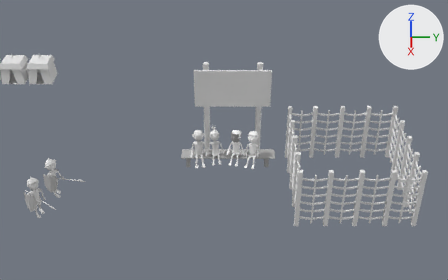
The Blender file s07/e09/p03/s07e09p03.blend, before and after one commit.
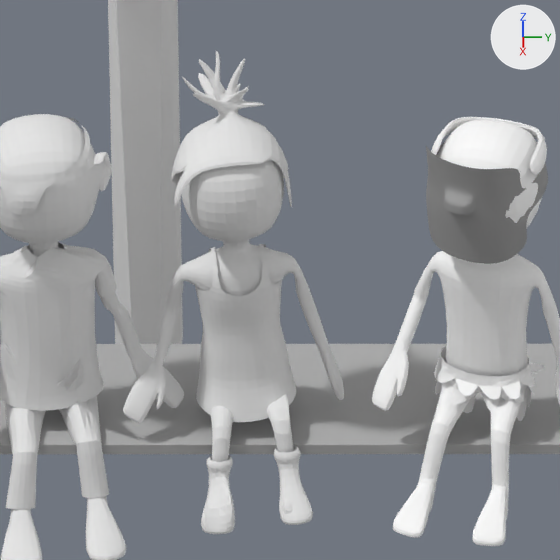
Each version is shown from a 50 mm lens placed at (14.1, -1.44, 12.53), pointed at (-3.05, -1.42, 1.06), then close up on the part from 43% to 54% of the width and 43% to 60% of the height. Every picture has the same lights, and +X, +Y and +Z are marked at upper right. Both versions are drawn at the pose saved in each file; the numbers are the values there.

In view in the first close-up: 'Dipstick', 'Mitzi', 'Sign02', 'Snips1', 'Table1', 'weldMask1'.
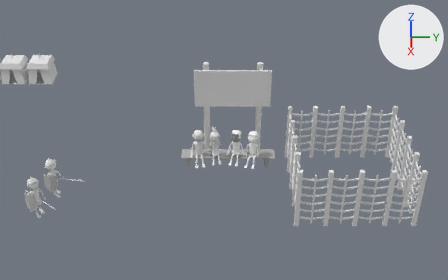
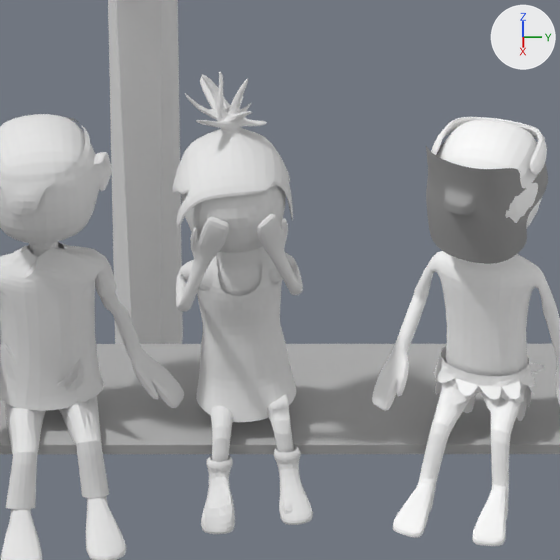
Boxes [x1, y1, x2, y2] around the edits, measured in the close-ups (560 x 560 px):
'Mitzi', posed (36% narrower)
    before: [123, 51, 344, 534]
    after: [173, 72, 313, 534]
bone 'Bone.011', root to tip
    before: (293, 258) to (308, 303)
    after: (293, 258) to (297, 290)
bone 'Bone.012', root to tip
    before: (308, 303) to (323, 347)
    after: (297, 290) to (275, 251)
bone 'Bone.013', root to tip
    before: (323, 347) to (333, 371)
    after: (275, 251) to (271, 235)
bone 'Bone.020', root to tip
    before: (323, 347) to (332, 375)
    after: (275, 251) to (284, 229)
bone 'Bone.016', root to tip
    before: (180, 270) to (172, 302)
    after: (180, 270) to (183, 306)
bone 'Bone.017', root to tip
    before: (172, 302) to (160, 361)
    after: (183, 306) to (202, 260)
bone 'Bone.018', root to tip
    before: (160, 361) to (148, 384)
    after: (202, 260) to (209, 244)
bone 'Bone.022', root to tip
    before: (160, 361) to (163, 391)
    after: (202, 260) to (193, 238)
bone 'Bone.025', root to tip
    before: (235, 237) to (229, 148)
    after: (235, 237) to (231, 167)

The edits, one by one:
Bone 'Bone.011' (bone_bone_011) turns from (-77, -1, -1) to (2, -77, -93) degrees about its own x, y and z.
Bone 'Bone.012' (bone_bone_012) turns from (0, 0, 0) to (-14, -52, -73) degrees about its own x, y and z.
Bone 'Bone.013' (bone_bone_013) turns from (0, 0, 0) to (22, -6, -2) degrees about its own x, y and z.
Bone 'Bone.020' (bone_bone_020) turns from (0, 0, 0) to (22, 6, 2) degrees about its own x, y and z.
Bone 'Bone.016' (bone_bone_016) turns from (-78, -15, -3) to (-43, 74, 47) degrees about its own x, y and z.
Bone 'Bone.017' (bone_bone_017) turns from (7, 0, 38) to (-13, 39, 88) degrees about its own x, y and z.
Bone 'Bone.018' (bone_bone_018) turns from (67, -73, -51) to (13, 38, 1) degrees about its own x, y and z.
Bone 'Bone.022' (bone_bone_022) turns from (-67, -73, 51) to (32, 26, 5) degrees about its own x, y and z.
Bone 'Bone.025' (bone_bone_025) turns from (0, 0, 0) to (16, 0, 0) degrees about its own x, y and z.
